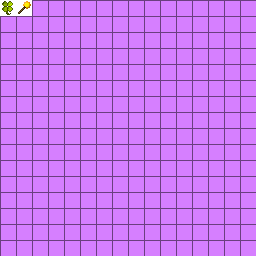
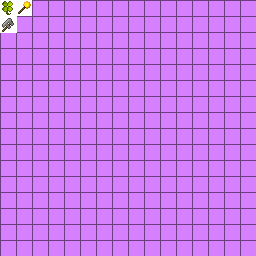
Two versions of the same layered image (256×256). Layer-by-layer changes:
added group "板斧" with 3 layers above "四叶草" over (2, 18, 16, 32)
added layer "图层 3 副本" in group "板斧" over (2, 18, 14, 32)
painted on "图层 0" over (0, 16, 17, 33)
